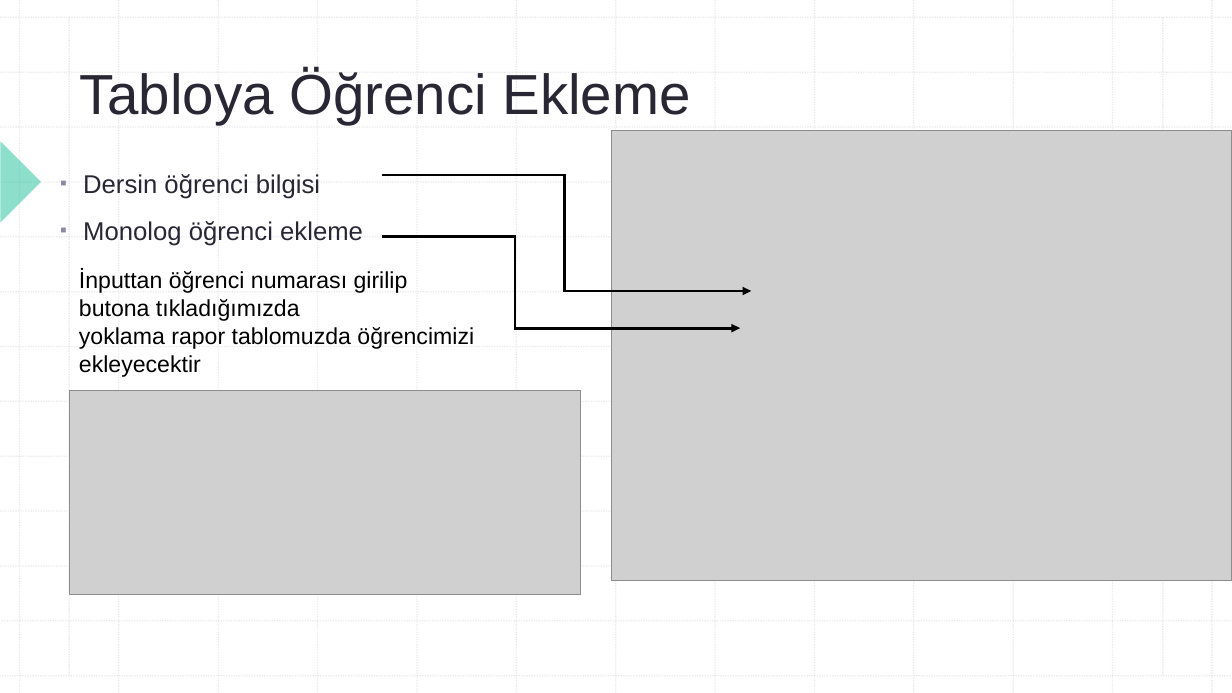
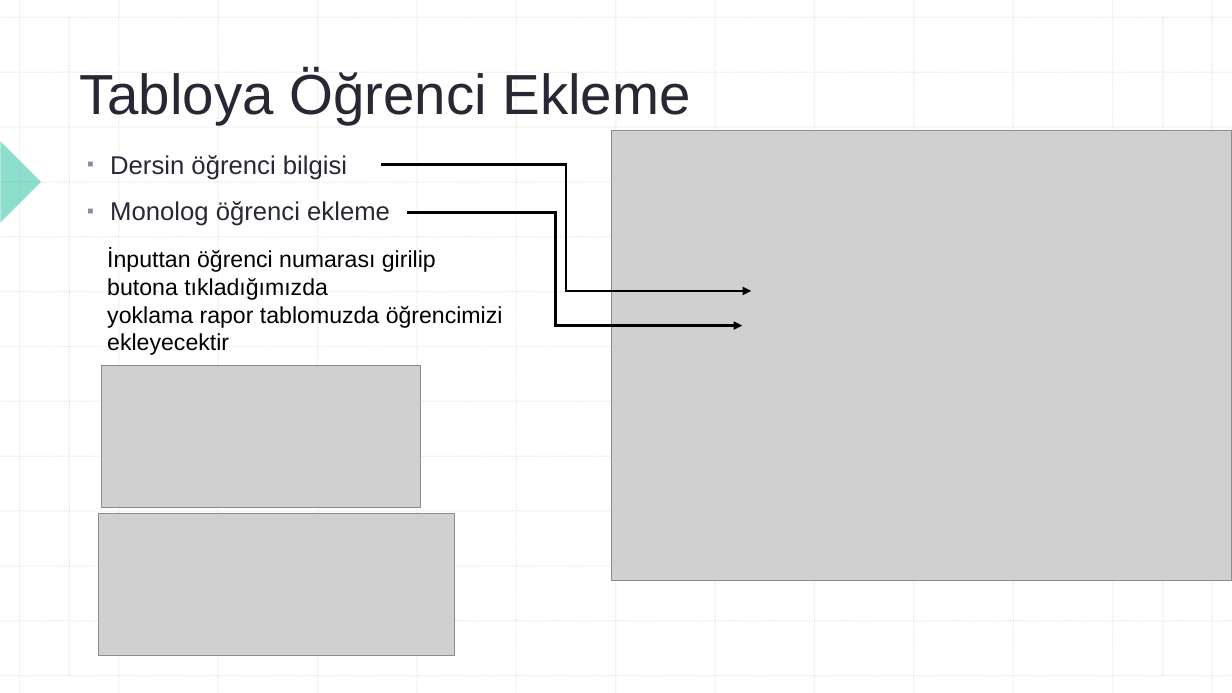
Before and after one commit to ibrahim-cinar/E-Attendance, a slide deck: slide 10 of WebProgramlamaE-Yoklama.pptx (slide 9 before the commit). Drawn at 1232x693 pixels with LibreOffice and Linux fonts; fonts in the diff are those of the drawing; grey boxes stand for pictures. Boxes give left, top, right and bottom in pixels: in the first picture for what was removed or moved away, otherwise in the second. Text is boxed around its words. In the diff, an @@ line names an element or a change of style, - is before the commit and + after.

```diff
--- a/WebProgramlamaE-Yoklama.pptx
+++ b/WebProgramlamaE-Yoklama.pptx
@@ text "Dersin öğrenci bilgisi": place and size @@
-text "Dersin öğrenci bilgisi" at [83,174,363,246]
+text "Dersin öğrenci bilgisi" at [110,155,390,226]
@@ elbow arrow moved from (382, 175) - (751, 291) to (381, 165) - (751, 291) @@
@@ elbow arrow moved from (382, 237) - (740, 328) to (408, 213) - (742, 325) @@
@@ text "İnputtan öğrenci numarası girilip butona ...": place and size @@
-text "İnputtan öğrenci numarası girilip butona ..." at [79,271,474,377]
+text "İnputtan öğrenci numarası girilip butona ..." at [107,250,503,355]
@@ picture added at [102,366,421,508] @@
@@ picture: place and size @@
-picture at [70,390,581,594]
+picture at [98,514,455,656]
```
Also in this commit, not shown: 3 other slides changed, 1 slide added, 1 slide removed, 1 other file.
